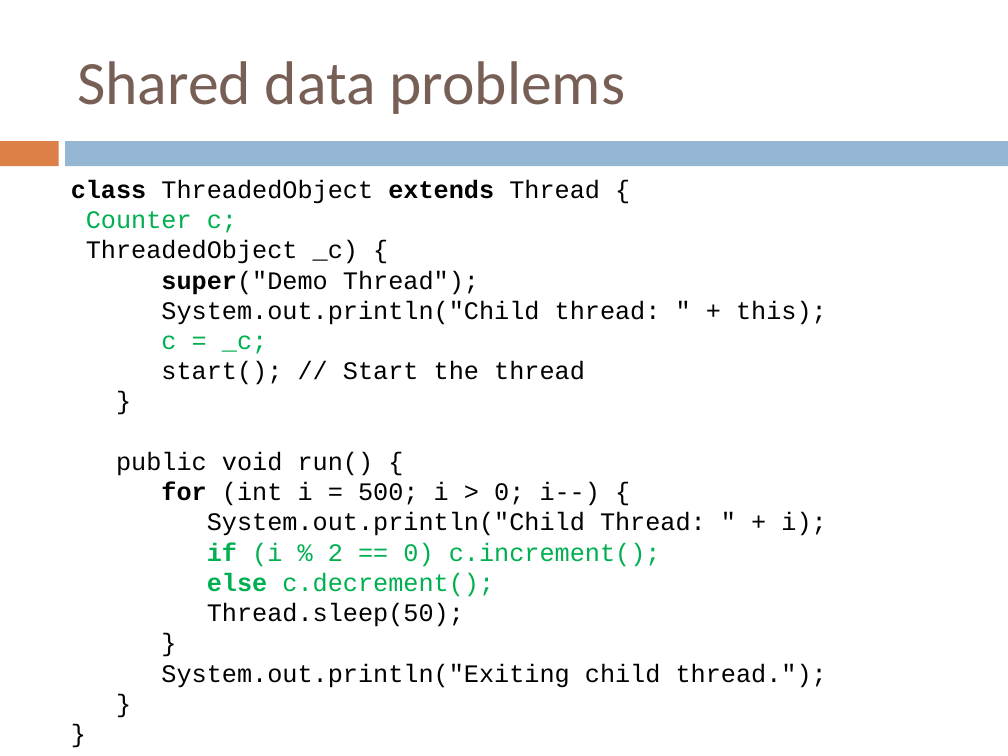
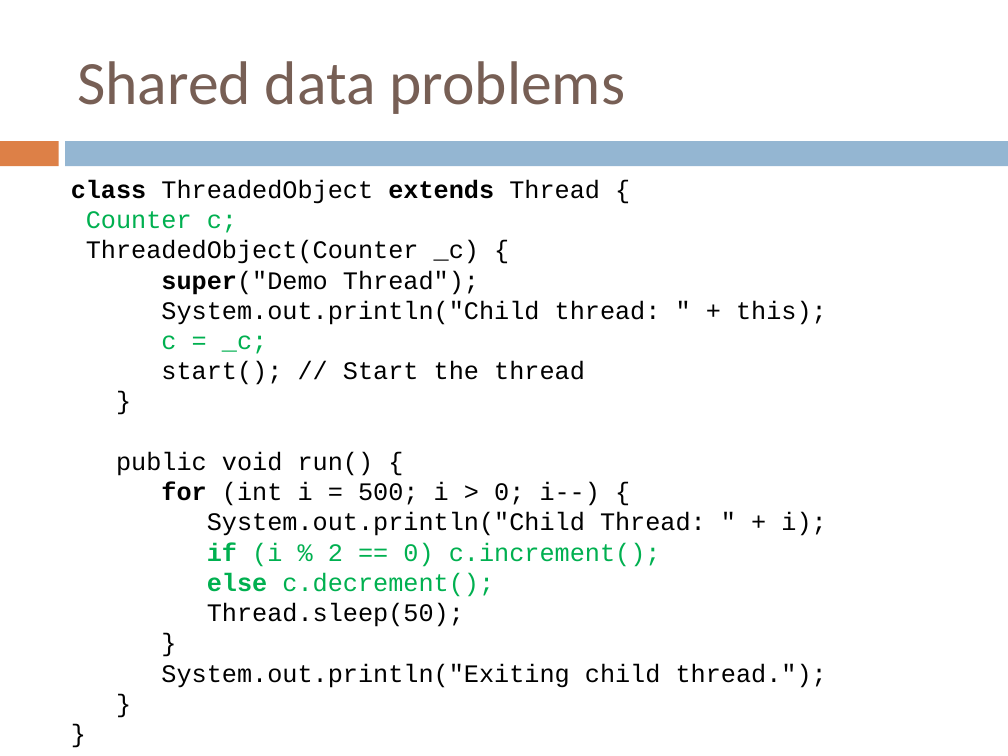
Before and after one commit to crista/EPS-slides, a slide deck: slide 28 of EPS-Concurrency1.ppt. Drawn at 1008x756 pixels with LibreOffice and Linux fonts; fonts in the diff are those of the drawing. Boxes give left, top, right and bottom in pixels: in the first picture for what was removed or moved away, otherwise in the second. Text is boxed around its words. In the diff, an @@ line names an element or a change of style, - is before the commit and + after.

```diff
--- a/EPS-Concurrency1.ppt
+++ b/EPS-Concurrency1.ppt
@@ text at [86, 240, 479, 264]: text changed @@
-ThreadedObject _c) {
+ThreadedObject(Counter _c) {
```
Also in this commit, not shown: 4 other slides changed, 2 slides added, 1 other file.
